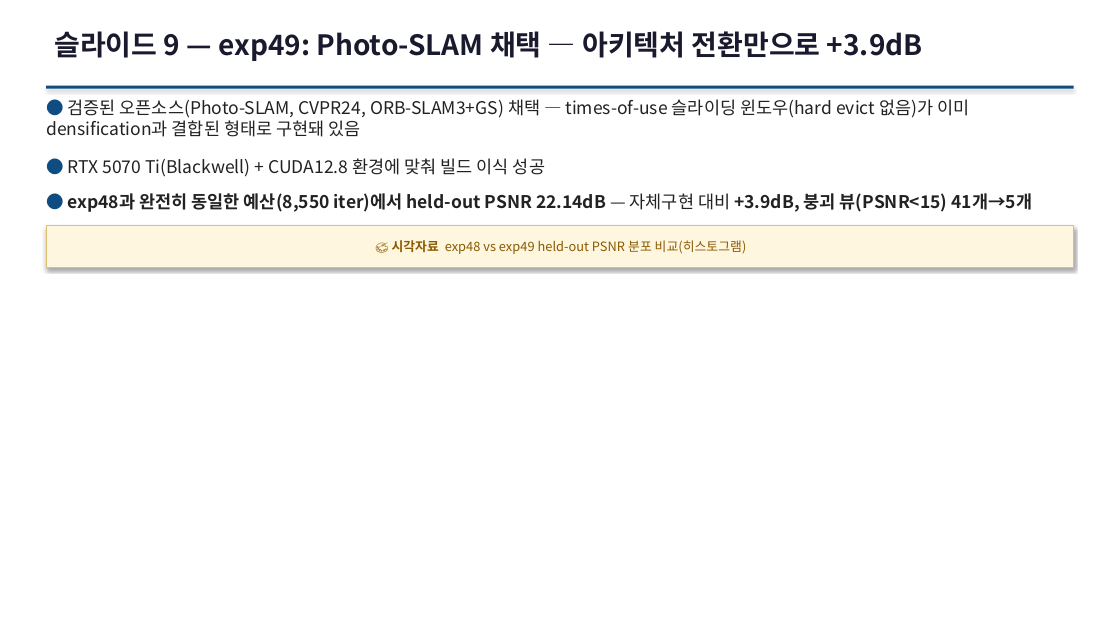
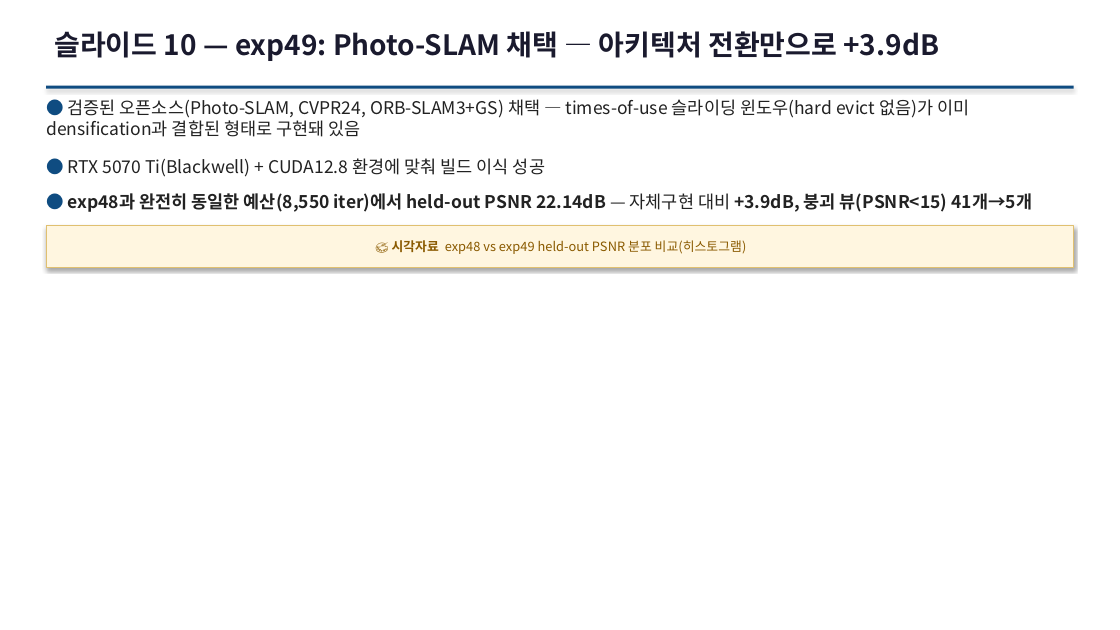
Before and after one commit to sawo0150/gs_floaterLab, a slide deck: slide 18 of context/ppt/ppt0717/gs_floater_deck_0717.pptx (slide 15 before the commit). Drawn at 1120x630 pixels with LibreOffice and Linux fonts; fonts in the diff are those of the drawing. Boxes give left, top, right and bottom in pixels: in the first picture for what was removed or moved away, otherwise in the second. Text is boxed around its words. In the diff, an @@ line names an element or a change of style, - is before the commit and + after.

```diff
--- a/context/ppt/ppt0717/gs_floater_deck_0717.pptx
+++ b/context/ppt/ppt0717/gs_floater_deck_0717.pptx
@@ text at bbox=[54, 31, 939, 61]: text changed @@
-슬라이드 9 — exp49: Photo-SLAM 채택 — 아키텍처 전환만으로 +3.9dB
+슬라이드 10 — exp49: Photo-SLAM 채택 — 아키텍처 전환만으로 +3.9dB
```
Also in this commit, not shown: 18 other slides changed, 3 slides added, 5 other files.
